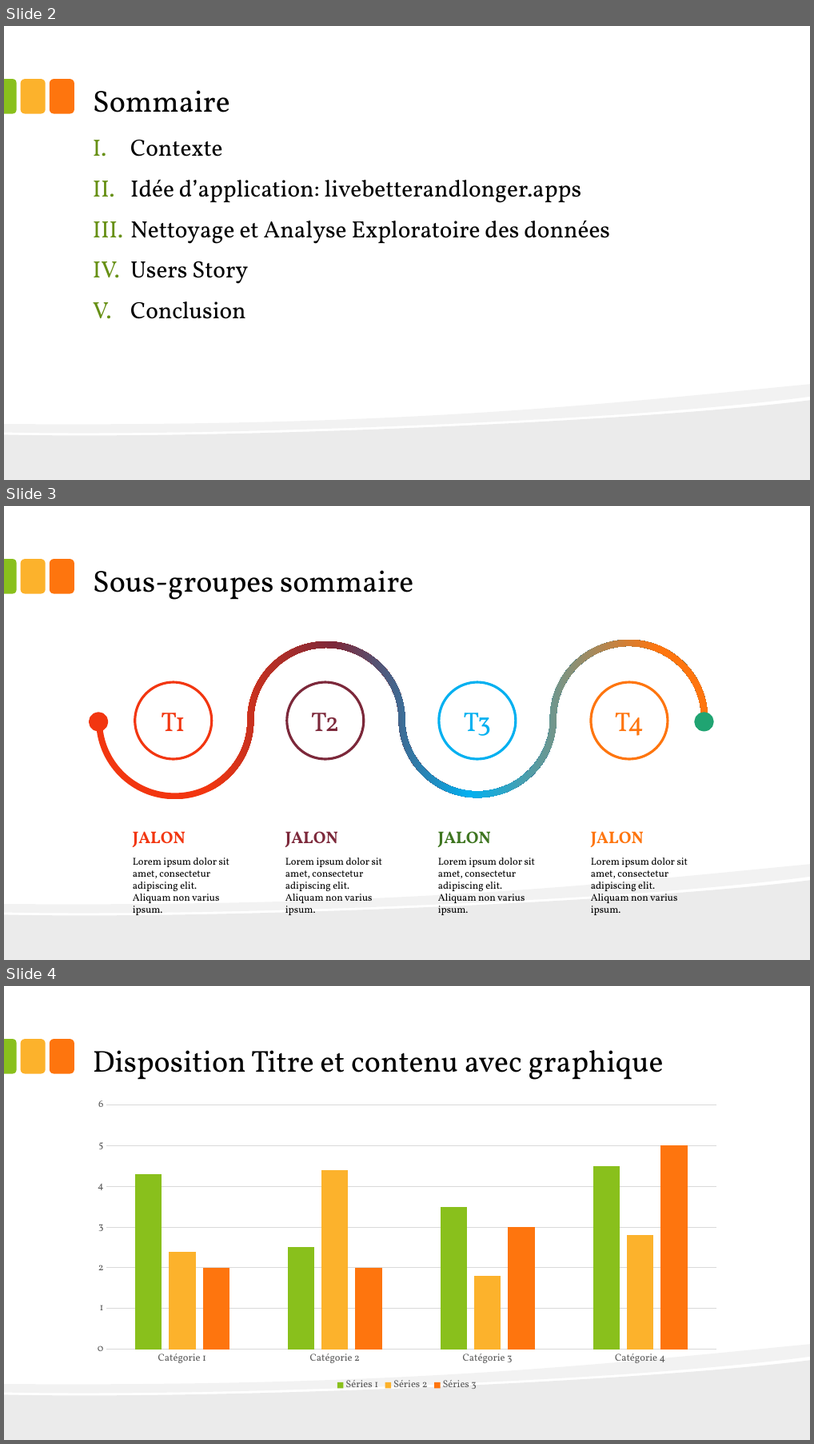
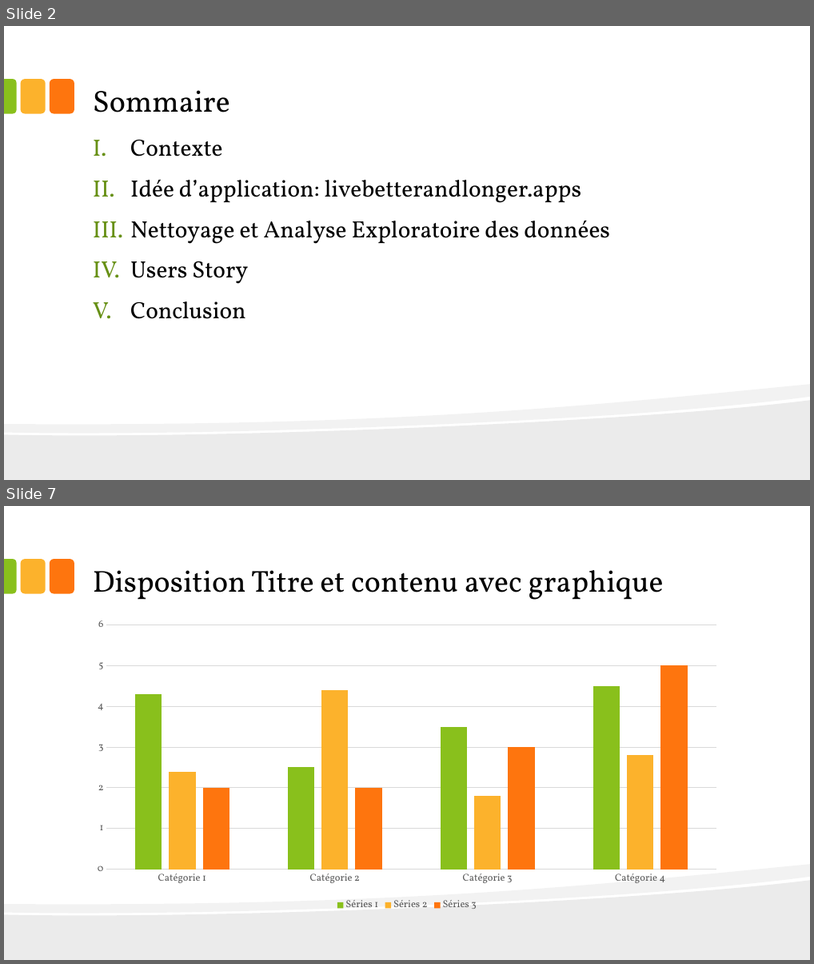
Before and after one commit to kevin-EK/Concevez-une-application-au-service-de-la-sant-publique, a slide deck: P3 Concevez une application au service de la santé publique.pptx. Shown one above the other, each under a label of ours: slides 2, 3 and 4 before the commit, slides 2 and 7 after it; the slides between them are not shown. The pictures are 814x1444 and 814x964 pixels, drawn with LibreOffice and Linux fonts; fonts in the diff are those of the drawing. Boxes give left, top, right and bottom in pixels: in the first picture for what was removed or moved away, otherwise in the second. Text is boxed around its words. In the diff, an @@ line names an element or a change of style, - is before the commit and + after.

```diff
--- a/P3 Concevez une application au service de la santé publique.pptx
+++ b/P3 Concevez une application au service de la santé publique.pptx
@@ slide 3 removed at (x1=4, y1=506, x2=810, y2=960), background #FFFFFF; not listed: 5 template elements that a slide beside it also shows @@
@@ title removed at (x1=93, y1=570, x2=414, y2=600) @@
-Sous-groupes sommaire
@@ freeform shape removed at (x1=96, y1=640, x2=708, y2=800) @@
@@ ellipse removed at (x1=135, y1=682, x2=212, y2=759) @@
-T1
@@ ellipse removed at (x1=287, y1=682, x2=364, y2=759) @@
-T2
@@ ellipse removed at (x1=439, y1=682, x2=516, y2=759) @@
-T3
@@ ellipse removed at (x1=591, y1=682, x2=668, y2=759) @@
-T4
@@ ellipse removed at (x1=91, y1=714, x2=106, y2=728) @@
@@ ellipse removed at (x1=698, y1=714, x2=712, y2=728) @@
@@ text removed at (x1=133, y1=831, x2=186, y2=847) @@
-JALON
@@ text removed at (x1=286, y1=831, x2=338, y2=847) @@
-JALON
@@ text removed at (x1=438, y1=831, x2=491, y2=847) @@
-JALON
@@ text removed at (x1=591, y1=831, x2=644, y2=847) @@
-JALON
@@ text removed at (x1=133, y1=857, x2=230, y2=906) @@
-Lorem ipsum dolor sit amet, consectetur adipiscing elit. Aliquam non varius ipsum.
@@ text removed at (x1=286, y1=857, x2=383, y2=906) @@
-Lorem ipsum dolor sit amet, consectetur adipiscing elit. Aliquam non varius ipsum.
@@ text removed at (x1=438, y1=857, x2=536, y2=906) @@
-Lorem ipsum dolor sit amet, consectetur adipiscing elit. Aliquam non varius ipsum.
@@ text removed at (x1=591, y1=857, x2=689, y2=906) @@
-Lorem ipsum dolor sit amet, consectetur adipiscing elit. Aliquam non varius ipsum.
@@ what was slide 4 is now slide 7 @@
```
Also in this commit, not shown: 1 slide changed, 4 slides added, 1 other slide removed, 1 other file.
